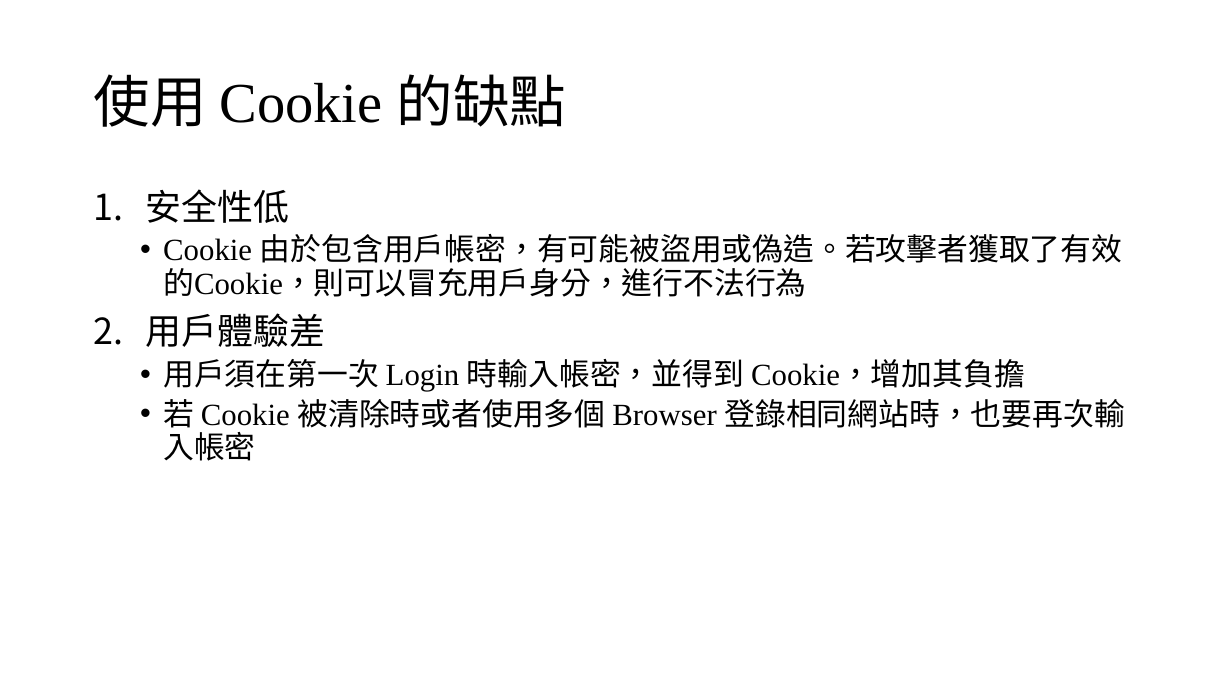
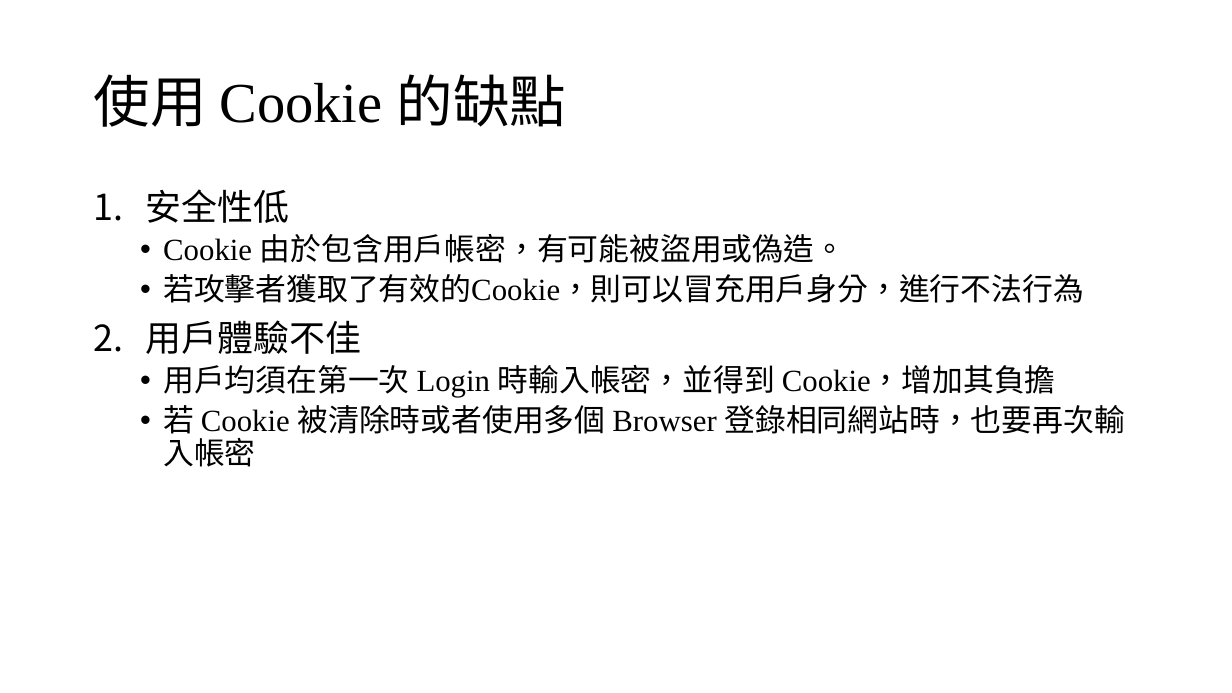
Before and after one commit to ariel055132/Spring, a slide deck: slide 5 of simpleLogin/SpringBoot用戶註冊登入功能.pptx. Drawn at 1232x693 pixels with LibreOffice and Linux fonts; fonts in the diff are those of the drawing. Boxes give left, top, right and bottom in pixels: in the first picture for what was removed or moved away, otherwise in the second. Text is boxed around its words. In the diff, an @@ line names an element or a change of style, - is before the commit and + after.

```diff
--- a/simpleLogin/SpringBoot用戶註冊登入功能.pptx
+++ b/simpleLogin/SpringBoot用戶註冊登入功能.pptx
@@ text at bbox=[146, 234, 1084, 397]: text changed @@
-  • Cookie 由於包含用戶帳密，有可能被盜用或偽造。若攻擊者獲取了有效的Cookie，則可以冒充用戶身分，進行不法行為
-2. 用戶體驗差
-  • 用戶須在第一次 Login 時輸入帳密，並得到 Cookie，增加其負擔
+  • Cookie 由於包含用戶帳密，有可能被盜用或偽造。
+  • 若攻擊者獲取了有效的Cookie，則可以冒充用戶身分，進行不法行為
+2. 用戶體驗不佳
+  • 用戶均須在第一次 Login 時輸入帳密，並得到 Cookie，增加其負擔
```
Also in this commit, not shown: 8 other slides changed, 1 slide added.
